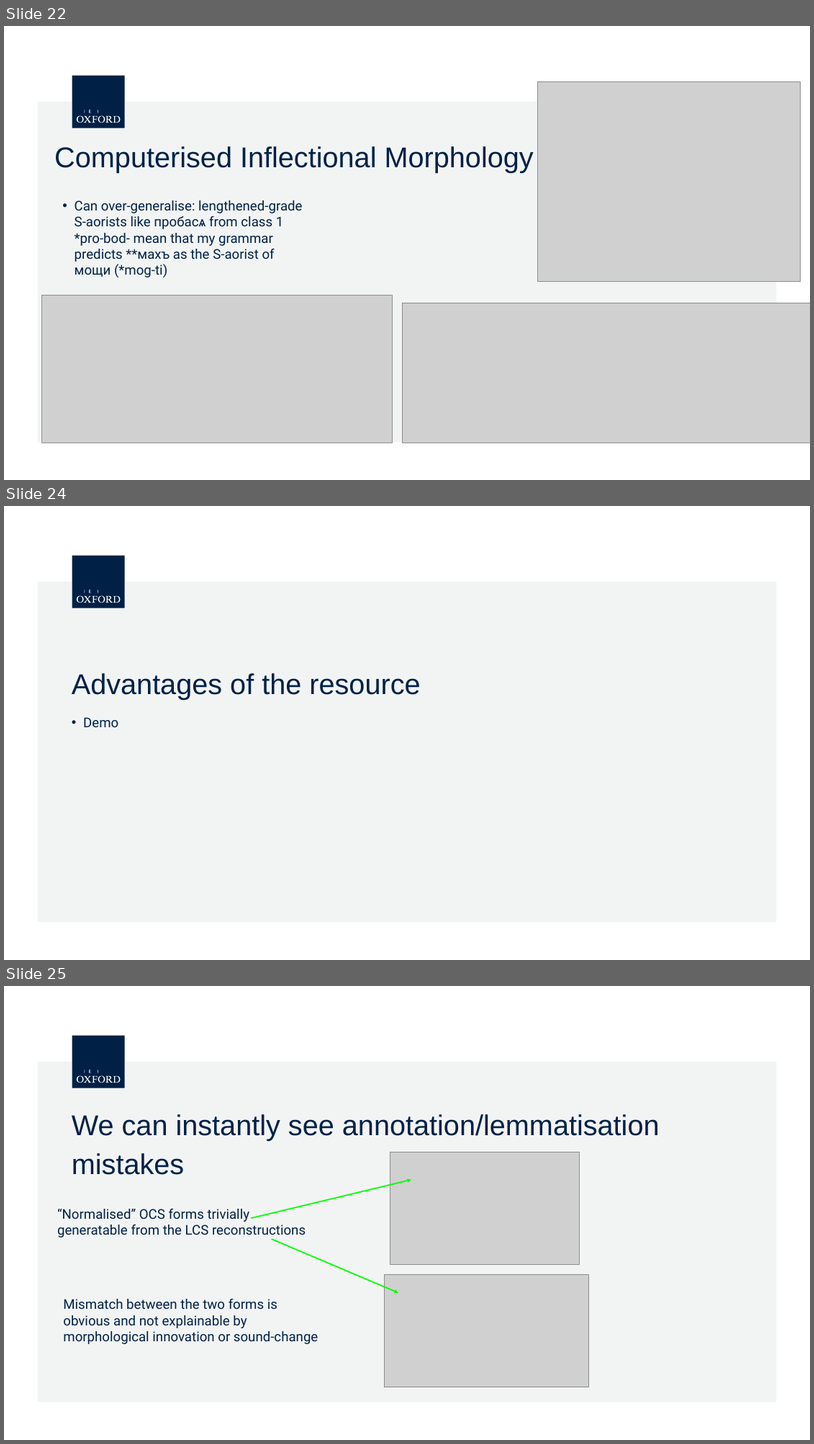
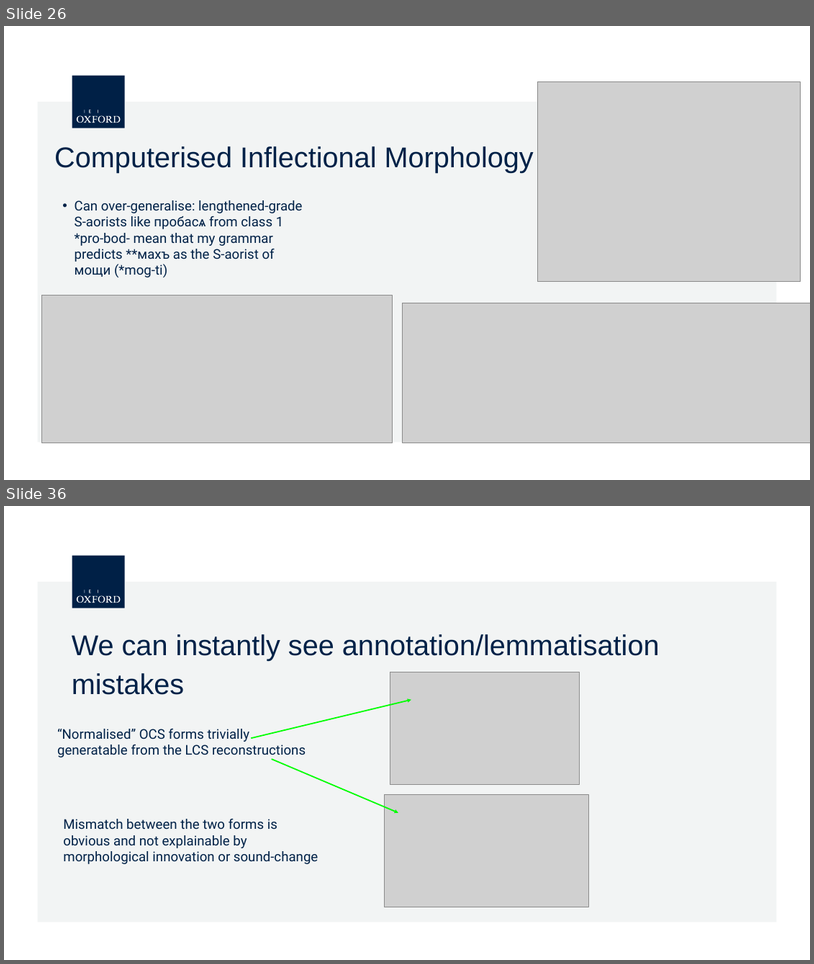
Before and after one commit to 12401453/torot_2023, a slide deck: presentation/Paris/computerised_phon_morph.pptx.odp. Shown one above the other, each under a label of ours: slides 22, 24 and 25 before the commit, slides 26 and 36 after it; the slides between them are not shown. The pictures are 814x1444 and 814x964 pixels, drawn with LibreOffice and Linux fonts; fonts in the diff are those of the drawing; grey boxes stand for pictures; background and template pictures are left out. Boxes give left, top, right and bottom in pixels: in the first picture for what was removed or moved away, otherwise in the second. Text is boxed around its words. In the diff, an @@ line names an element or a change of style, - is before the commit and + after.

```diff
--- a/presentation/Paris/computerised_phon_morph.pptx.odp
+++ b/presentation/Paris/computerised_phon_morph.pptx.odp
@@ slide 24 removed at box(4, 506, 810, 960), background #FFFFFF; not listed: 7 template elements that a slide beside it also shows @@
@@ title removed at box(72, 673, 420, 699) @@
-Advantages of the resource
@@ text removed at box(83, 717, 118, 727) @@
-  • Demo
@@ what was slide 22 is now slide 26 @@
@@ what was slide 25 is now slide 36 @@
```
Also in this commit, not shown: 26 slides added, 10 other slides removed, 7 other files.
